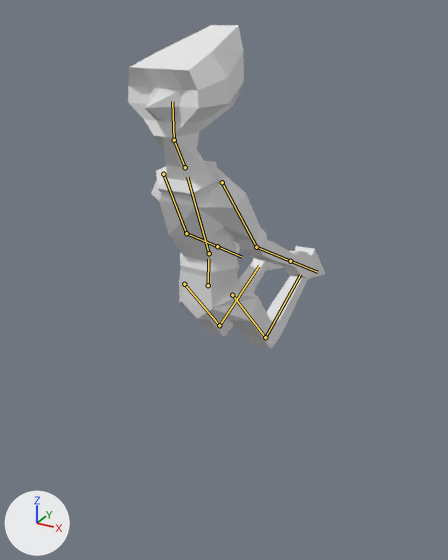
A saved change to the glTF model characters/models/prisoner2.glb.
Rendered twice from a camera (50 mm lens) standing at (1.014, -1.73, 1.8) and looking at (-0.044, 0.193, 0.839). Lighting does not change. The marker at lower left points along +X, +Y and +Z. The picture after the commit comes second. Both versions are drawn at frame 3 of the action 'Jump'; the numbers are the values there. The bones that change, and the others that lie on the model, are drawn over the model as lines.

Names of what the first picture shows: 'Runner'.
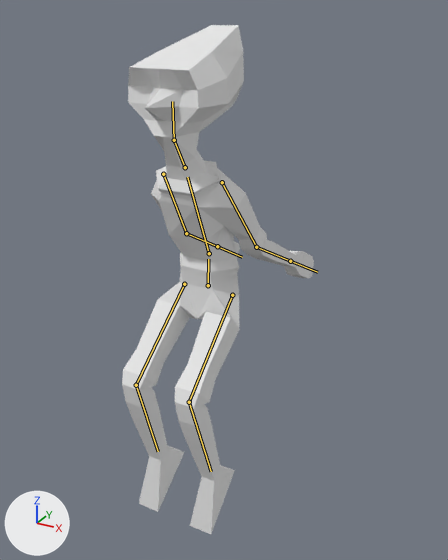
Pixel boxes (x1, y1, x2, y2) of what changed, in the pictures (448 x 560 px):
'Runner', posed (57% taller): before (128, 25, 325, 348); after (122, 25, 314, 534)
bone 'Thigh.L', root to tip: before (232, 295) to (265, 337); after (232, 295) to (189, 402)
bone 'Thigh.R', root to tip: before (184, 284) to (219, 325); after (184, 284) to (136, 385)

The change in detail:
Bone 'Thigh.L' (bone_thigh_l) turns from (-45, 0, 0) to (48, 0, 0) degrees about its own x, y and z.
Bone 'Thigh.R' (bone_thigh_r) turns from (-45, 0, 0) to (48, 0, 0) degrees about its own x, y and z.
